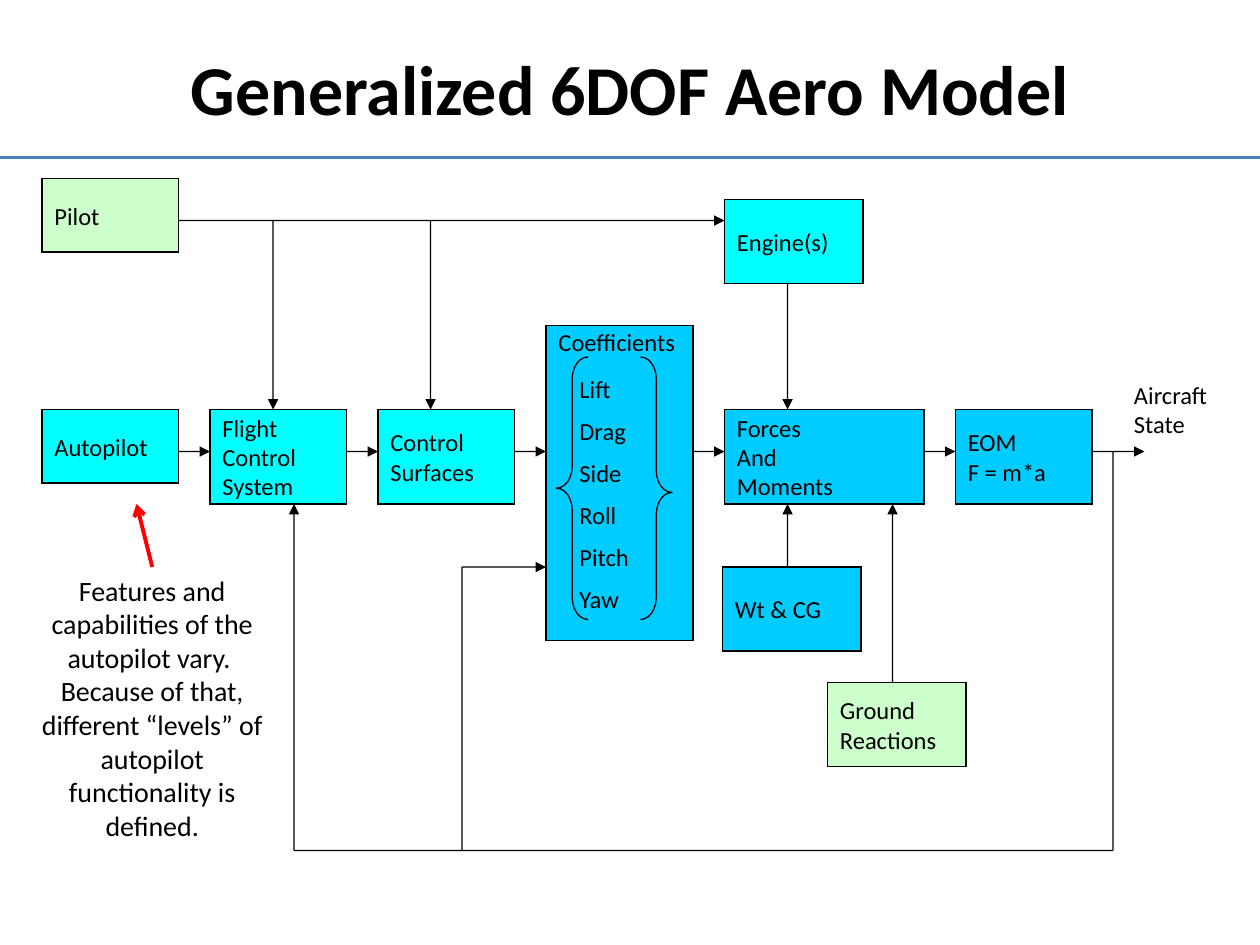
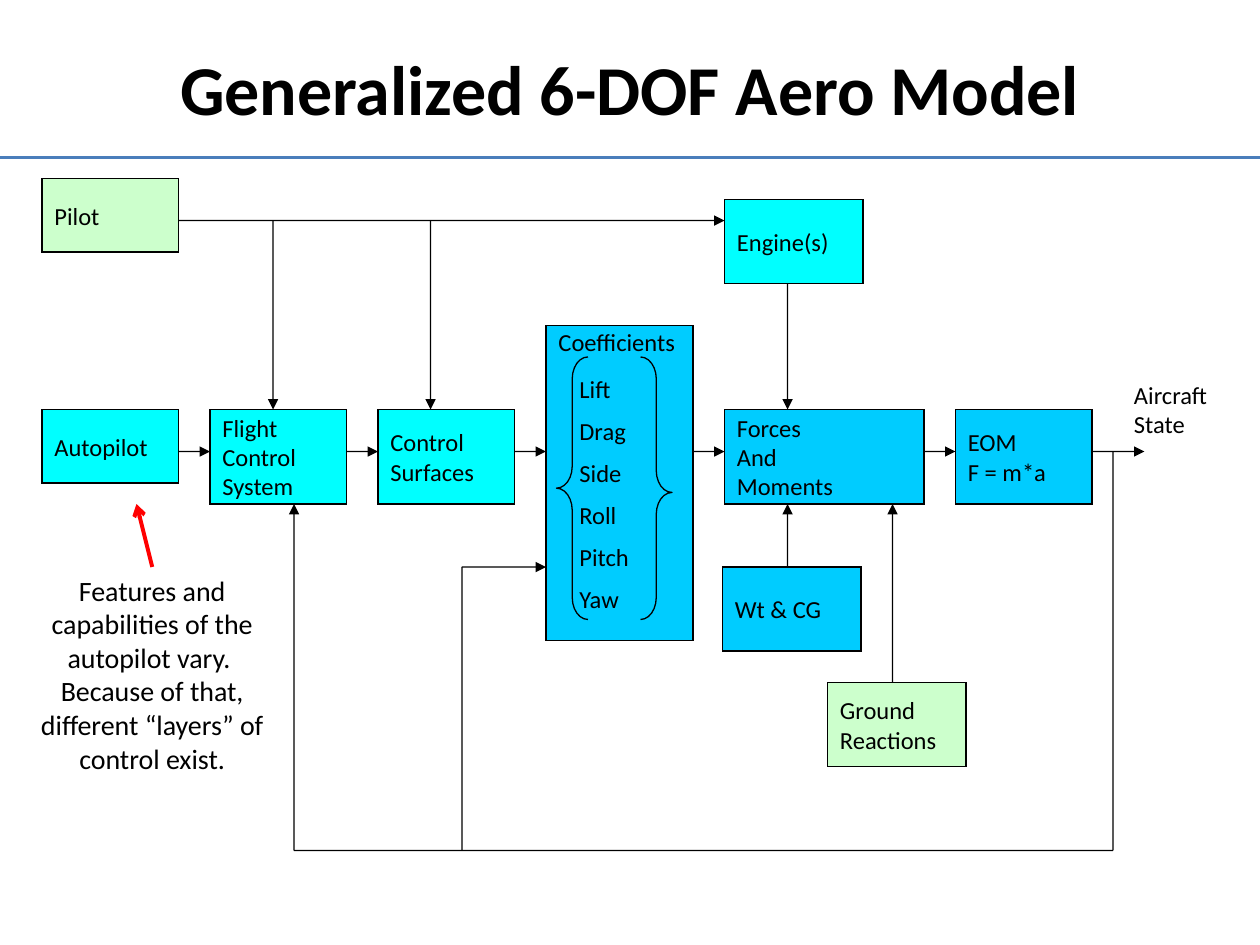
Before and after one commit to doughodson/OpenEaagles, a slide deck: slide 6 of doc/player-agent.pptx. Drawn at 1260x945 pixels with LibreOffice and Linux fonts; fonts in the diff are those of the drawing. Boxes give left, top, right and bottom in pixels: in the first picture for what was removed or moved away, otherwise in the second. Text is boxed around its words. In the diff, an @@ line names an element or a change of style, - is before the commit and + after.

```diff
--- a/doc/player-agent.pptx
+++ b/doc/player-agent.pptx
@@ title at (180,66,1079,116): text changed @@
-Generalized 6DOF Aero Model
+Generalized 6-DOF Aero Model
@@ text at (41,581,263,770): text changed @@
-Features and capabilities of the autopilot vary. Because of that, different “levels” of autopilot functionality is defined.
+Features and capabilities of the autopilot vary. Because of that, different “layers” of control exist.
```
Also in this commit, not shown: 4 other slides changed, 1 slide added.
